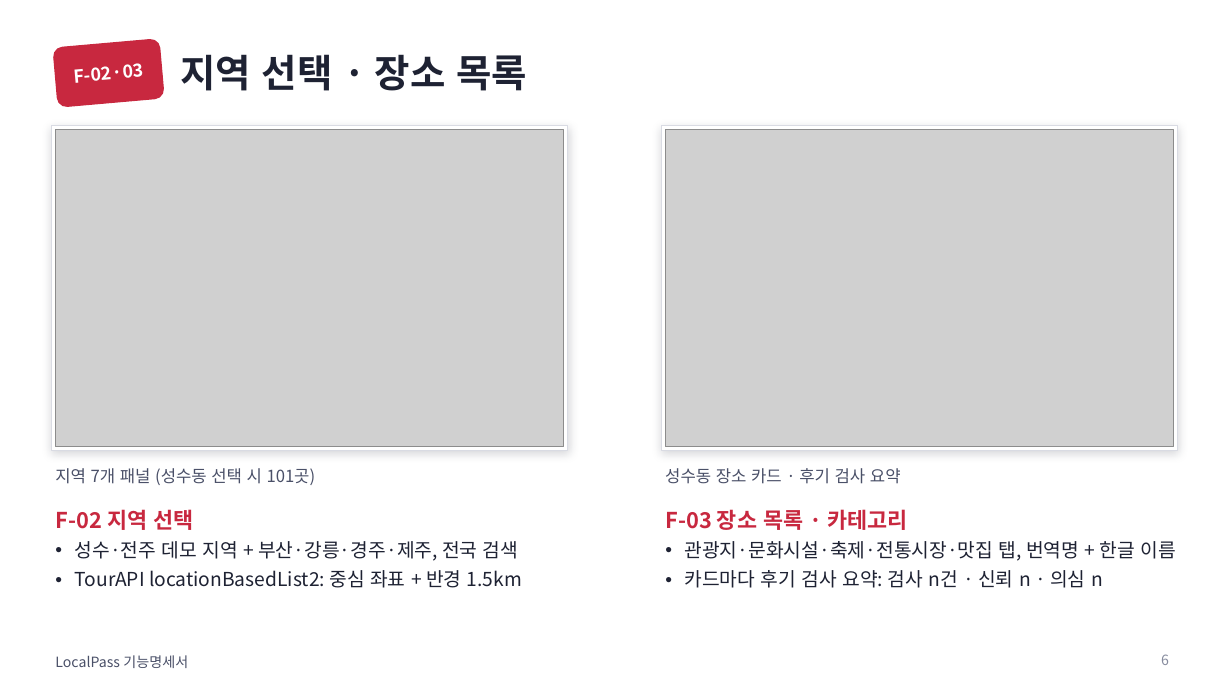
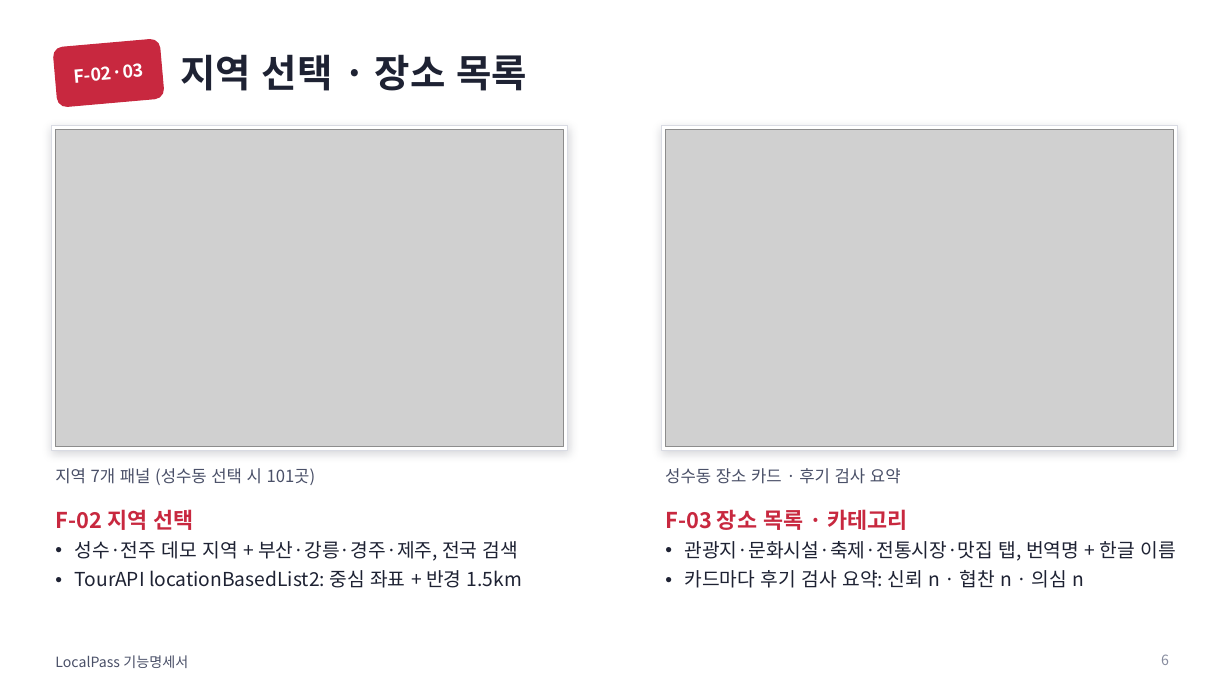
Before and after one commit to 55wind/localpass, a slide deck: slide 6 of docs/LocalPass_기능명세서.pptx. Drawn at 1232x693 pixels with LibreOffice and Linux fonts; fonts in the diff are those of the drawing; grey boxes stand for pictures. Boxes give left, top, right and bottom in pixels: in the first picture for what was removed or moved away, otherwise in the second. Text is boxed around its words. In the diff, an @@ line names an element or a change of style, - is before the commit and + after.

```diff
--- a/docs/LocalPass_기능명세서.pptx
+++ b/docs/LocalPass_기능명세서.pptx
@@ text at [685, 570, 1084, 588]: text changed @@
-• 카드마다 후기 검사 요약: 검사 n건 · 신뢰 n · 의심 n
+• 카드마다 후기 검사 요약: 신뢰 n · 협찬 n · 의심 n
```
Also in this commit, not shown: 9 other slides changed, 5 other files.
